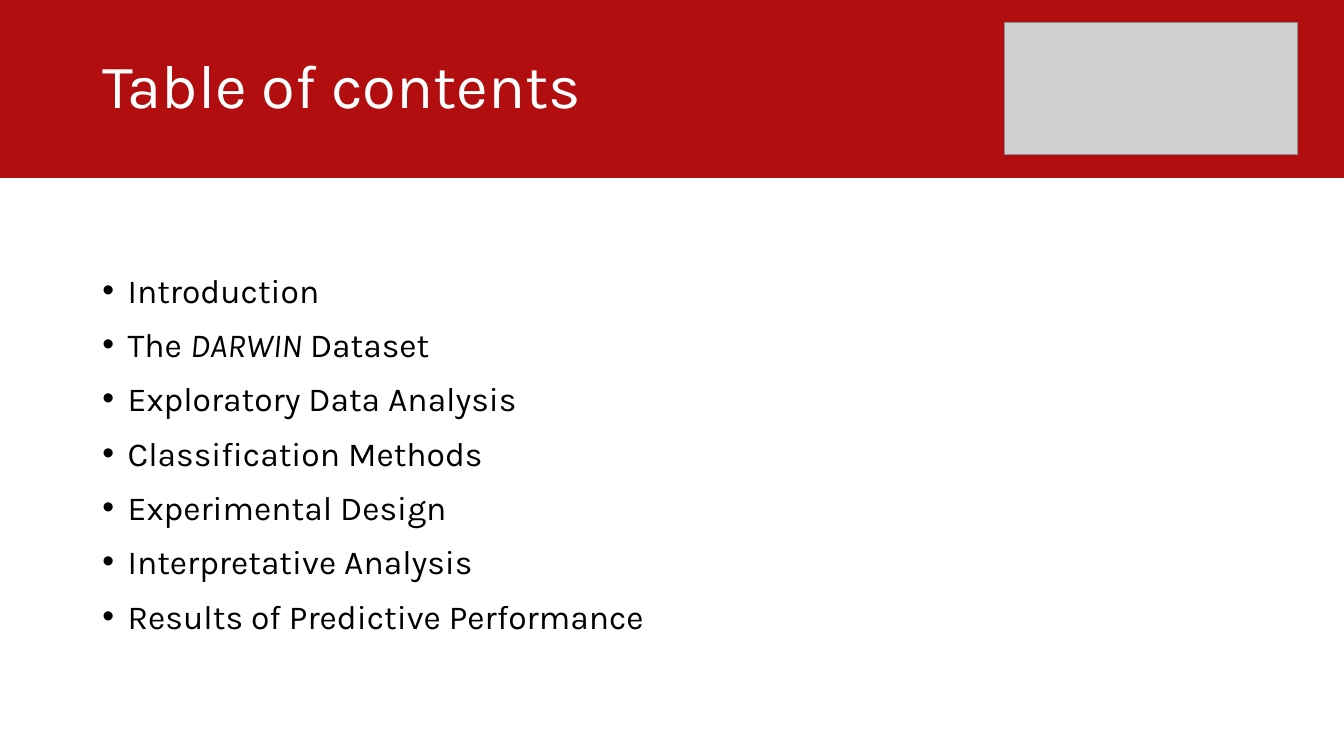
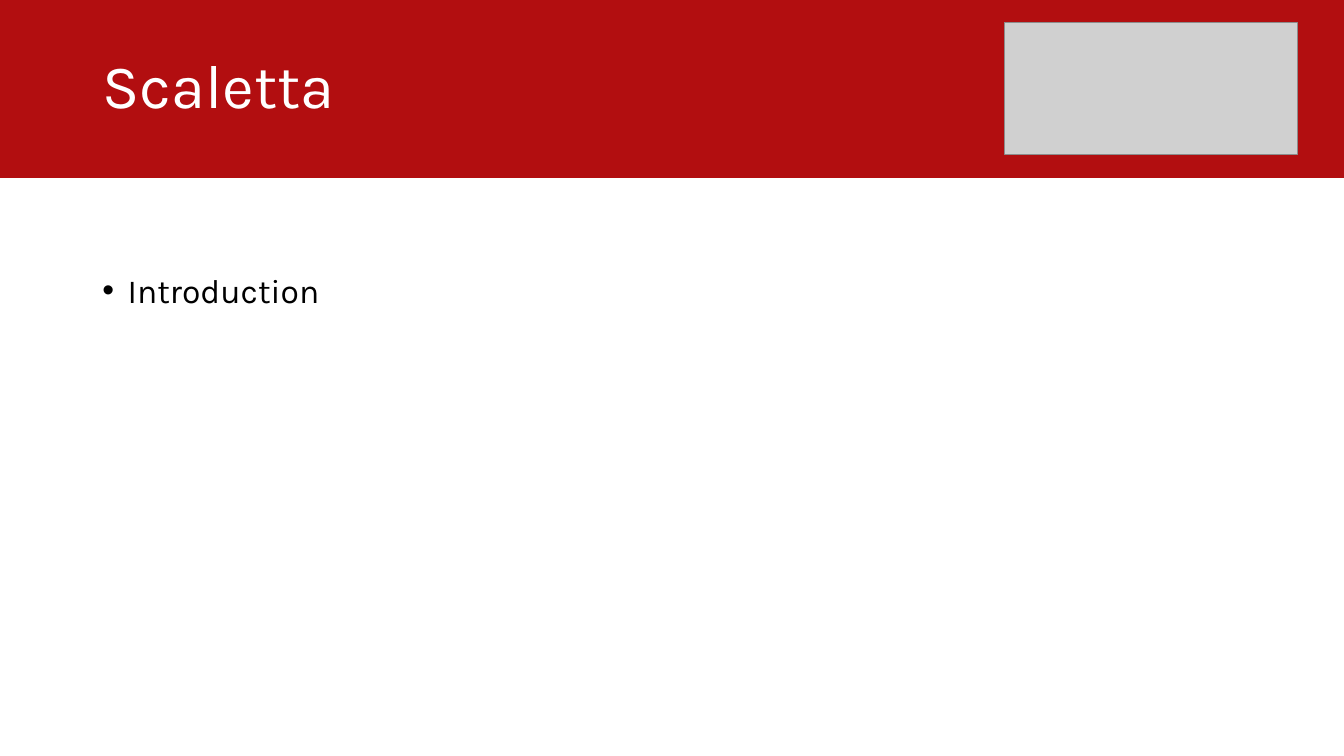
Before and after one commit to lucavarotto/vinted-scraper-and-business-analysis, a slide deck: slide 2 of Presentazione.pptx. Drawn at 1344x756 pixels with LibreOffice and Linux fonts; fonts in the diff are those of the drawing; grey boxes stand for pictures. Boxes give left, top, right and bottom in pixels: in the first picture for what was removed or moved away, otherwise in the second. Text is boxed around its words. In the diff, an @@ line names an element or a change of style, - is before the commit and + after.

```diff
--- a/Presentazione.pptx
+++ b/Presentazione.pptx
@@ title at bbox=[102, 66, 334, 109]: text changed @@
-Table of contents
+Scaletta
@@ text at bbox=[128, 334, 644, 630]: paragraphs removed @@
-• The DARWIN Dataset
-• Exploratory Data Analysis
-• Classification Methods
-• Experimental Design
-• Interpretative Analysis
-• Results of Predictive Performance
```
Also in this commit, not shown: 6 slides added, 20 slides removed, 10 other files.
